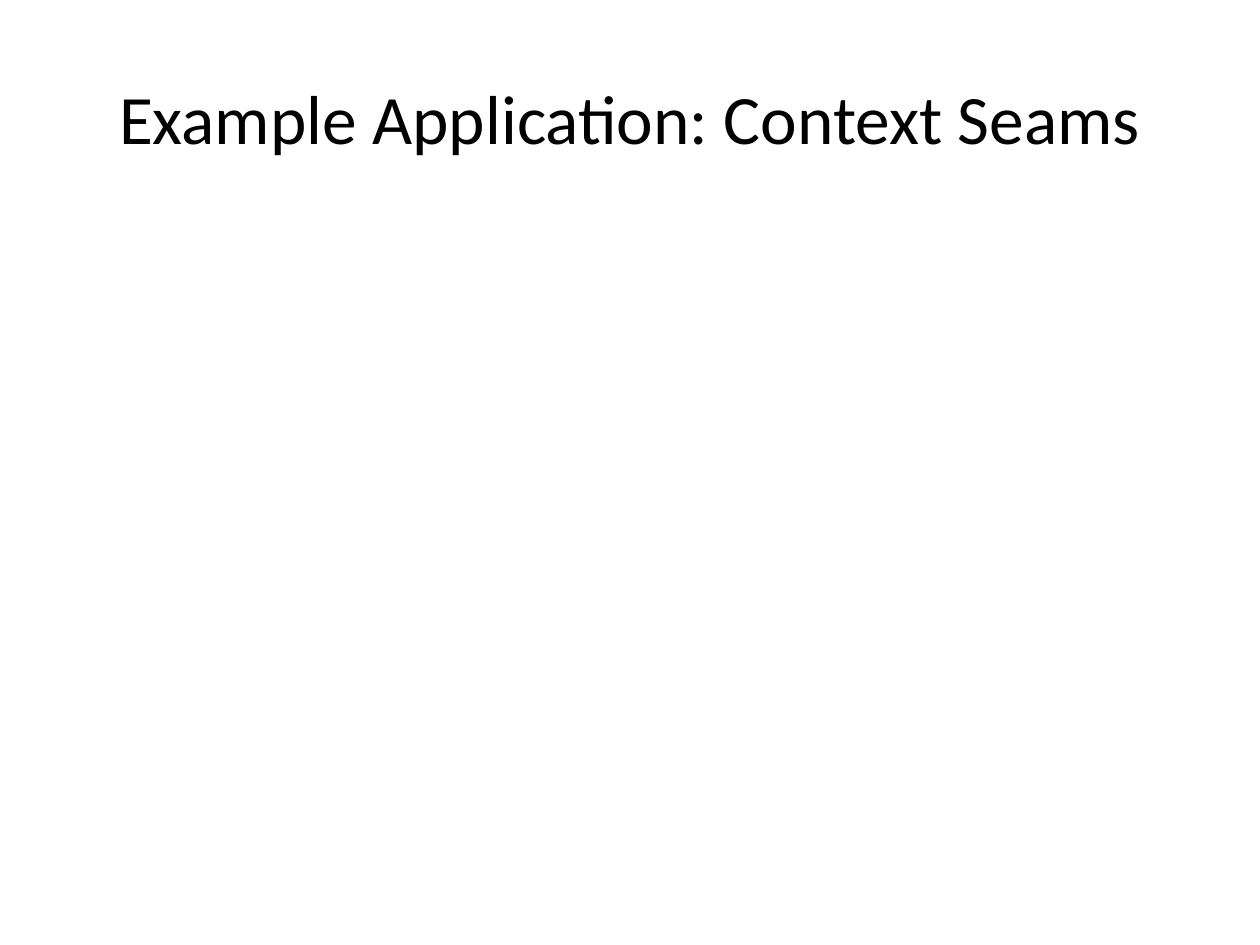
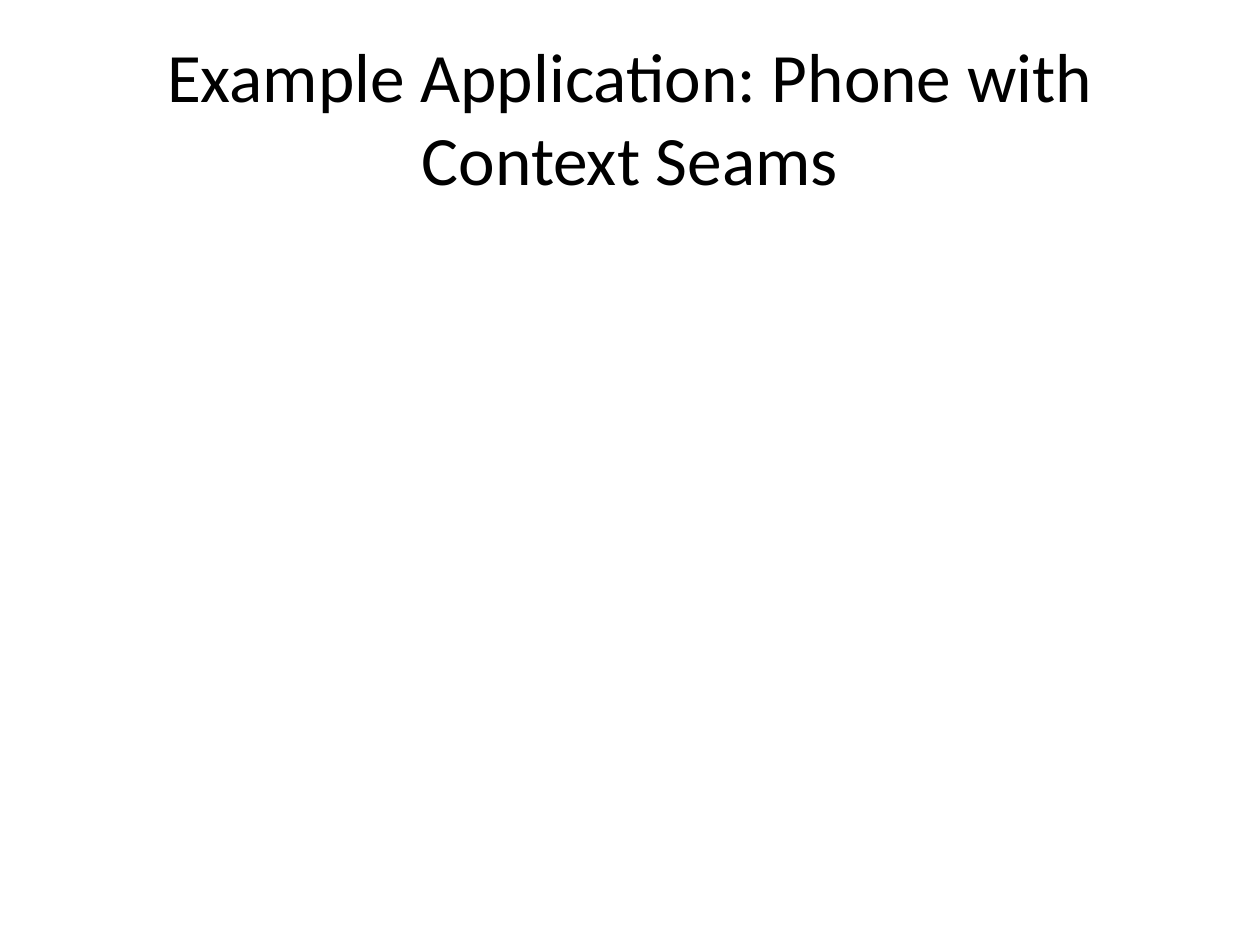
Before and after one commit to danielsomerfield/dev-nexus-presentation, a slide deck: slide 18 of deck/Dev Nexus Presentation.pptx (slide 19 before the commit). Drawn at 1260x945 pixels with LibreOffice and Linux fonts; fonts in the diff are those of the drawing. Boxes give left, top, right and bottom in pixels: in the first picture for what was removed or moved away, otherwise in the second. Text is boxed around its words. In the diff, an @@ line names an element or a change of style, - is before the commit and + after.

```diff
--- a/deck/Dev Nexus Presentation.pptx
+++ b/deck/Dev Nexus Presentation.pptx
@@ title at (x1=167, y1=54, x2=1092, y2=186): text changed @@
-Example Application: Context Seams
+Example Application: Phone with Context Seams
```
Also in this commit, not shown: 4 other slides changed, 4 slides added, 5 other files.
